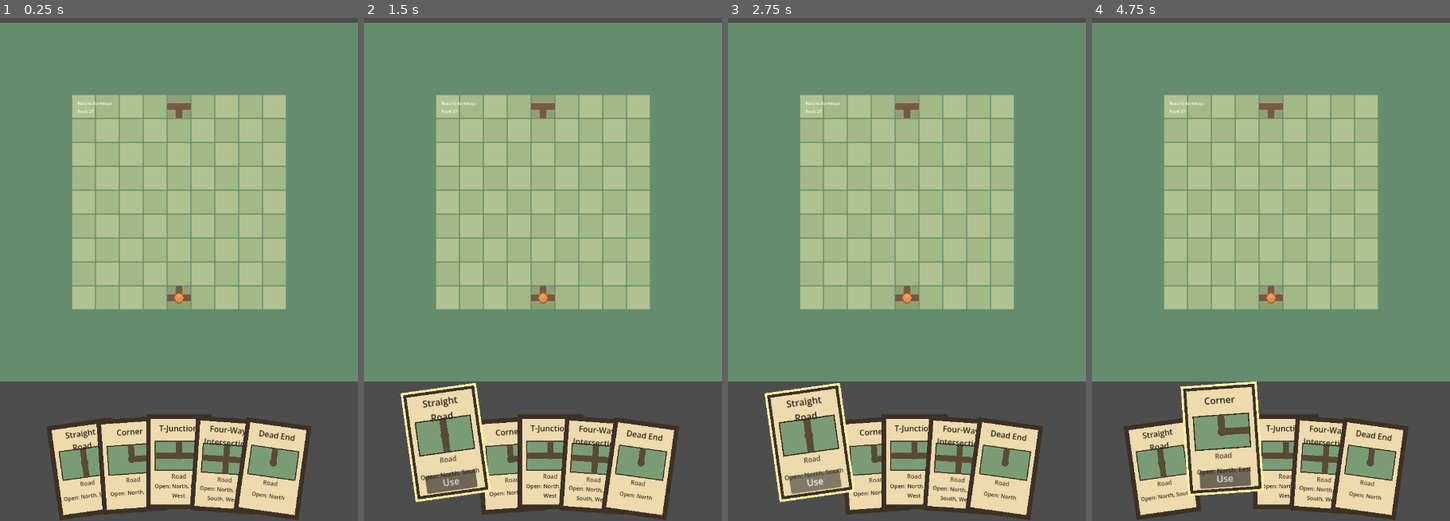
Above: before the commit, frames 1-4 (left to right).
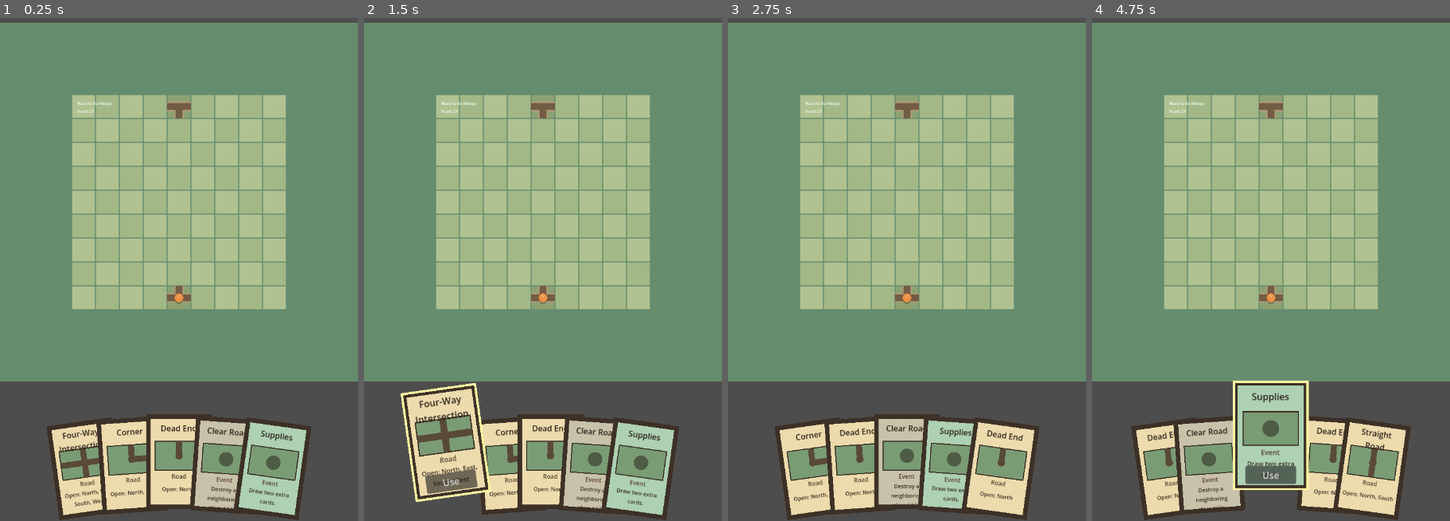
Above: after the commit, the same moments.

Repository: Reicher/The-Road-North
Game: Godot game, scene res://scenes/main.tscn
Two runs of this game, one before a commit and one after it. Both use one fixed random seed, a clock stepped at 60 frames per second and the inputs below.
Inputs (mouse positions are in pixels of both pictures, inside the frame that each line leads up to):
- Up to frame 1 (0.25 s): no input
- Up to frame 2 (1.5 s): tap Enter at 0.5 s; drag from (543, 204) to (578, 63) at 0.52 s; tap Space at 1.25 s; drag from (449, 470) to (525, 329) at 1.27 s
- Up to frame 3 (2.75 s): click "Use" at 2 s
- Up to frame 4 (4.75 s): click (1177, 480) at 2.75 s, where only the run before the commit has a clickable "Use"; click "Use" at 3.5 s; tap Enter at 4.25 s; move the mouse to (1238, 465) at 4.27 s; click (1238, 465) at 4.42 s

The runs differ from the first frame. In frame 1, 4.1% of the frame differs, in the area x 16-86%, y 80-99%; in frame 2, 4.3%; in frame 3, 10%; in frame 4, 12%, in the area x 8-90%, y 72-100%.

Commit message:
Add deck controller and hand refill logic

Diff:
--- a/levels/level_001.tscn
+++ b/levels/level_001.tscn
@@ -1,8 +1,9 @@
-[gd_scene load_steps=6 format=3]
+[gd_scene load_steps=7 format=3]
 
 [ext_resource type="Script" path="res://scripts/map.gd" id="1_ab4jp"]
 [ext_resource type="Script" path="res://scripts/map_camera.gd" id="2_u2vaw"]
 [ext_resource type="Script" path="res://scripts/roads.gd" id="2_vxv7f"]
+[ext_resource type="Script" path="res://scripts/deck_controller.gd" id="4_0bp0f"]
 [ext_resource type="Script" path="res://scripts/hand_ui.gd" id="4_0v6l3"]
 [ext_resource type="PackedScene" path="res://scenes/player.tscn" id="4_3xm24"]
 
@@ -47,3 +48,9 @@
 grow_horizontal = 2
 grow_vertical = 2
 script = ExtResource("4_0v6l3")
+demo_cards_enabled = false
+
+[node name="DeckController" type="Node" parent="."]
+script = ExtResource("4_0bp0f")
+map_path = NodePath("../Map")
+hand_path = NodePath("../UI/Hand")
--- /dev/null
+++ b/scripts/deck_controller.gd
@@ -0,0 +1,200 @@
+class_name DeckController
+extends Node
+
+const ROAD_CATEGORY := "Road"
+const EVENT_CATEGORY := "Event"
+
+const ROAD_CARD_RATIO := 0.75
+const HAND_SIZE := 5
+
+const ROAD_DISTRIBUTION := {
+	"straight": 30.0,
+	"corner": 30.0,
+	"t_junction": 20.0,
+	"four_way": 10.0,
+	"dead_end": 10.0,
+}
+
+@export var map_path: NodePath
+@export var hand_path: NodePath
+@export var hand_size := HAND_SIZE
+@export var shuffle_seed := 0
+
+@export var straight_definition: Resource = preload("res://data/road_straight.tres")
+@export var corner_definition: Resource = preload("res://data/road_corner.tres")
+@export var t_junction_definition: Resource = preload("res://data/road_t_junction.tres")
+@export var four_way_definition: Resource = preload("res://data/road_four_way.tres")
+@export var dead_end_definition: Resource = preload("res://data/road_dead_end.tres")
+
+var deck: Array[Dictionary] = []
+var drawn_count := 0
+
+var _map: GameMap
+var _hand: HandUI
+var _rng := RandomNumberGenerator.new()
+
+
+func _ready() -> void:
+	_map = get_node_or_null(map_path) as GameMap
+	_hand = get_node_or_null(hand_path) as HandUI
+	if _map == null:
+		push_warning("DeckController needs a GameMap at map_path.")
+		return
+	if _hand == null:
+		push_warning("DeckController needs a HandUI at hand_path.")
+		return
+
+	start_run()
+	if not _hand.card_use_requested.is_connected(_on_card_use_requested):
+		_hand.card_use_requested.connect(_on_card_use_requested)
+
+
+func start_run() -> void:
+	generate_deck()
+	shuffle_deck()
+	drawn_count = 0
+	if _hand != null:
+		_hand.set_cards(draw_cards(hand_size))
+
+
+func generate_deck() -> void:
+	var deck_size := _get_deck_size()
+	var road_count := roundi(float(deck_size) * ROAD_CARD_RATIO)
+	var event_count: int = maxi(0, deck_size - road_count)
+
+	deck.clear()
+	for road_card in _make_road_cards(road_count):
+		deck.append(road_card)
+	for event_card in _make_event_cards(event_count):
+		deck.append(event_card)
+
+
+func shuffle_deck() -> void:
+	if shuffle_seed == 0:
+		_rng.randomize()
+	else:
+		_rng.seed = shuffle_seed
+
+	for index in range(deck.size() - 1, 0, -1):
+		var swap_index := _rng.randi_range(0, index)
+		var card: Dictionary = deck[index]
+		deck[index] = deck[swap_index]
+		deck[swap_index] = card
+
+
+func draw_card() -> Dictionary:
+	if deck.is_empty():
+		return {}
+
+	drawn_count += 1
+	return deck.pop_back()
+
+
+func draw_cards(count: int) -> Array[Dictionary]:
+	var drawn_cards: Array[Dictionary] = []
+	for _index in count:
+		var card: Dictionary = draw_card()
+		if card.is_empty():
+			break
+		drawn_cards.append(card)
+	return drawn_cards
+
+
+func refill_hand() -> void:
+	if _hand == null:
+		return
+
+	while _hand.cards.size() < hand_size:
+		var card: Dictionary = draw_card()
+		if card.is_empty():
+			return
+		_hand.add_card(card)
+
+
+func cards_remaining() -> int:
+	return deck.size()
+
+
+func _on_card_use_requested(card: CardView) -> void:
+	if _hand == null:
+		return
+
+	_hand.remove_card(card)
+	refill_hand()
+
+
+func _get_deck_size() -> int:
+	if _map == null:
+		return 0
+	return _map.playable_width * _map.playable_height
+
+
+func _make_road_cards(count: int) -> Array[Dictionary]:
+	var definitions: Dictionary = {
+		"straight": straight_definition,
+		"corner": corner_definition,
+		"t_junction": t_junction_definition,
+		"four_way": four_way_definition,
+		"dead_end": dead_end_definition,
+	}
+	var counts := _counts_from_distribution(count, ROAD_DISTRIBUTION)
+	var cards: Array[Dictionary] = []
+	for subtype in counts:
+		var card_count: int = counts[subtype]
+		for _index in card_count:
+			cards.append({
+				"category": ROAD_CATEGORY,
+				"tile_definition": definitions[subtype],
+			})
+	return cards
+
+
+func _make_event_cards(count: int) -> Array[Dictionary]:
+	var cards: Array[Dictionary] = []
+	for index in count:
+		if index % 2 == 0:
+			cards.append({
+				"category": EVENT_CATEGORY,
+				"title": "Clear Road",
+				"detail": "Destroy a neighboring placed tile.",
+				"event_type": "destroy_neighbor",
+				"card_color": Color(0.79, 0.76, 0.67),
+			})
+		else:
+			cards.append({
+				"category": EVENT_CATEGORY,
+				"title": "Supplies",
+				"detail": "Draw two extra cards.",
+				"event_type": "draw_two",
+				"card_color": Color(0.68, 0.82, 0.70),
+			})
+	return cards
+
+
+func _counts_from_distribution(total: int, distribution: Dictionary) -> Dictionary:
+	var counts: Dictionary = {}
+	var fractions: Array[Dictionary] = []
+	var assigned := 0
+	var weight_total := 0.0
+
+	for key in distribution:
+		weight_total += float(distribution[key])
+
+	for key in distribution:
+		var exact_count := float(total) * float(distribution[key]) / weight_total
+		var base_count := floori(exact_count)
+		counts[key] = base_count
+		fractions.append({
+			"key": key,
+			"fraction": exact_count - float(base_count),
+		})
+		assigned += base_count
+
+	fractions.sort_custom(func(a: Dictionary, b: Dictionary) -> bool: return float(a["fraction"]) > float(b["fraction"]))
+
+	var remaining := total - assigned
+	for index in remaining:
+		var key: String = fractions[index % fractions.size()]["key"]
+		counts[key] += 1
+
+	return counts
--- a/scripts/hand_ui.gd
+++ b/scripts/hand_ui.gd
@@ -69,6 +69,24 @@
 	cards.append(card)
 	_layout_cards(animate)
 	return card
+
+
+func remove_card(card: CardView, animate := true) -> bool:
+	var index := cards.find(card)
+	if index == -1:
+		return false
+
+	var removed_focused_card := focused_index == index
+	cards.remove_at(index)
+	if removed_focused_card:
+		focused_index = -1
+	elif focused_index > index:
+		focused_index -= 1
+	card.queue_free()
+	if removed_focused_card:
+		card_unfocused.emit()
+	_layout_cards(animate)
+	return true
 
 
 func clear_focus() -> void:
--- /dev/null
+++ b/tests/test_deck_controller.gd
@@ -0,0 +1,67 @@
+extends SceneTree
+
+const MAP_SCRIPT := preload("res://scripts/map.gd")
+const HAND_SCRIPT := preload("res://scripts/hand_ui.gd")
+const DECK_CONTROLLER_SCRIPT := preload("res://scripts/deck_controller.gd")
+
+
+func _initialize() -> void:
+	var root := Node2D.new()
+	get_root().add_child(root)
+
+	var map = MAP_SCRIPT.new()
+	map.name = "Map"
+	root.add_child(map)
+
+	var ui := CanvasLayer.new()
+	ui.name = "UI"
+	root.add_child(ui)
+
+	var hand = HAND_SCRIPT.new()
+	hand.name = "Hand"
+	hand.demo_cards_enabled = false
+	hand.layout_duration = 0.0
+	hand.size = Vector2(360.0, 640.0)
+	ui.add_child(hand)
+	hand._ready()
+
+	var deck_controller = DECK_CONTROLLER_SCRIPT.new()
+	deck_controller.name = "DeckController"
+	deck_controller.map_path = NodePath("../Map")
+	deck_controller.hand_path = NodePath("../UI/Hand")
+	deck_controller.shuffle_seed = 12345
+	root.add_child(deck_controller)
+	deck_controller._ready()
+
+	_assert(hand.cards.size() == 5, "Expected the opening hand to contain five cards")
+	_assert(deck_controller.cards_remaining() == 76, "Expected a 9x9 deck to draw five cards from eighty-one")
+	_assert(deck_controller.drawn_count == 5, "Expected opening hand draw count to be tracked")
+
+	var category_counts := {"Road": 0, "Event": 0}
+	for card in hand.cards:
+		category_counts[card.category] += 1
+	for card_data in deck_controller.deck:
+		category_counts[card_data["category"]] += 1
+	_assert(category_counts["Road"] == 61, "Expected 75 percent of an 81 card deck to round to 61 road cards")
+	_assert(category_counts["Event"] == 20, "Expected the remaining deck cards to be events")
+
+	var first_card = hand.cards[0]
+	deck_controller.call("_on_card_use_requested", first_card)
+	_assert(hand.cards.size() == 5, "Expected using a card to draw one replacement")
+	_assert(deck_controller.cards_remaining() == 75, "Expected replacement draw to remove one card from the deck")
+	_assert(not hand.cards.has(first_card), "Expected used card to leave the hand")
+
+	deck_controller.deck.clear()
+	while hand.cards.size() > 0:
+		deck_controller.call("_on_card_use_requested", hand.cards[0])
+	_assert(hand.cards.size() == 0, "Expected hand to shrink when the deck is exhausted")
+	_assert(deck_controller.cards_remaining() == 0, "Expected exhausted deck to stay empty")
+
+	quit()
+
+
+func _assert(condition: bool, message: String) -> void:
+	if condition:
+		return
+	push_error(message)
+	quit(1)
Not shown, added: scripts/deck_controller.gd.uid
Not shown, added: tests/test_deck_controller.gd.uid
